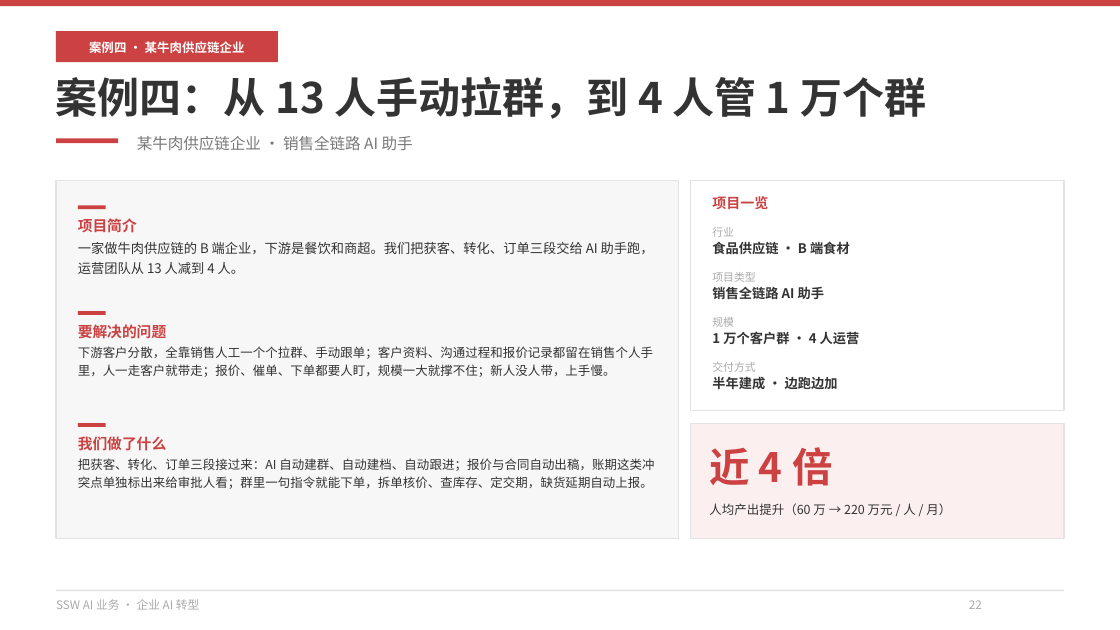
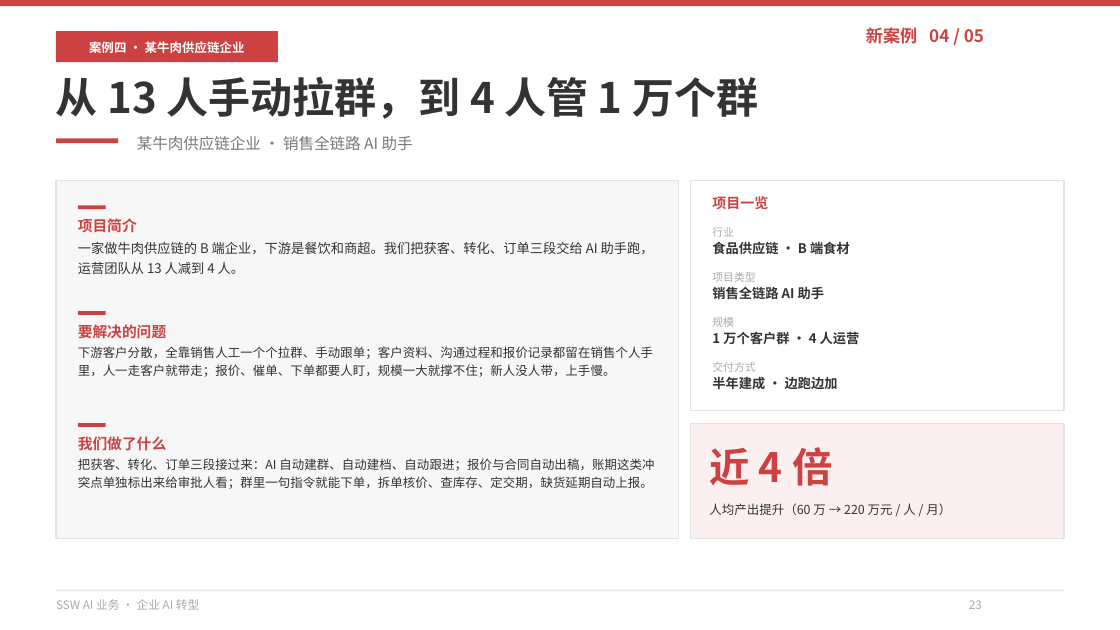
Before and after one commit to hveraus/ssw-business, a slide deck: slide 23 of SSW AI 业务_v2/SSW AI 业务_v3.pptx (slide 22 before the commit). Drawn at 1120x630 pixels with LibreOffice and Linux fonts; fonts in the diff are those of the drawing. Boxes give left, top, right and bottom in pixels: in the first picture for what was removed or moved away, otherwise in the second. Text is boxed around its words. In the diff, an @@ line names an element or a change of style, - is before the commit and + after.

Commit message:
V7 重构：脚本完整产出 V7（62 页）
- 新增阅读导航页（P02）：8 章节 + 5 案例快速跳转
- 新增海外 AI 平台落地 4 页（P47–P50）：ChatGPT / Codex / Claude + 对比表
- 「谢谢」页改写为 NEXT STEP 行动页（P60）
- 案例页右上角加「新案例 NN / 05」徽章
- 案例一/四标题去掉「案例X：」前缀
- 第五部分改名「AI 平台落地：国内与海外」；章节重编号为 8 个部分
- 封面目录改为 8 行并更新页码范围
- 全篇页码按 V7 实际页序重映射（57 → 62 页）

已验证：62/62 页文案与 V7 逐字等价（差异仅 \x0b 软换行与段落换行，渲染相同）

```diff
--- a/SSW AI 业务_v2/SSW AI 业务_v3.pptx
+++ b/SSW AI 业务_v2/SSW AI 业务_v3.pptx
@@ text added at (866,27,984,44), 11 pt, text #CC4141, bold @@
+新案例 04 / 05
@@ text at (56,77,758,119): text changed @@
-案例四：从 13 人手动拉群，到 4 人管 1 万个群
+从 13 人手动拉群，到 4 人管 1 万个群
```
Also in this commit, not shown: 53 other slides changed, 6 slides added, 1 slide removed, 1 other file.
